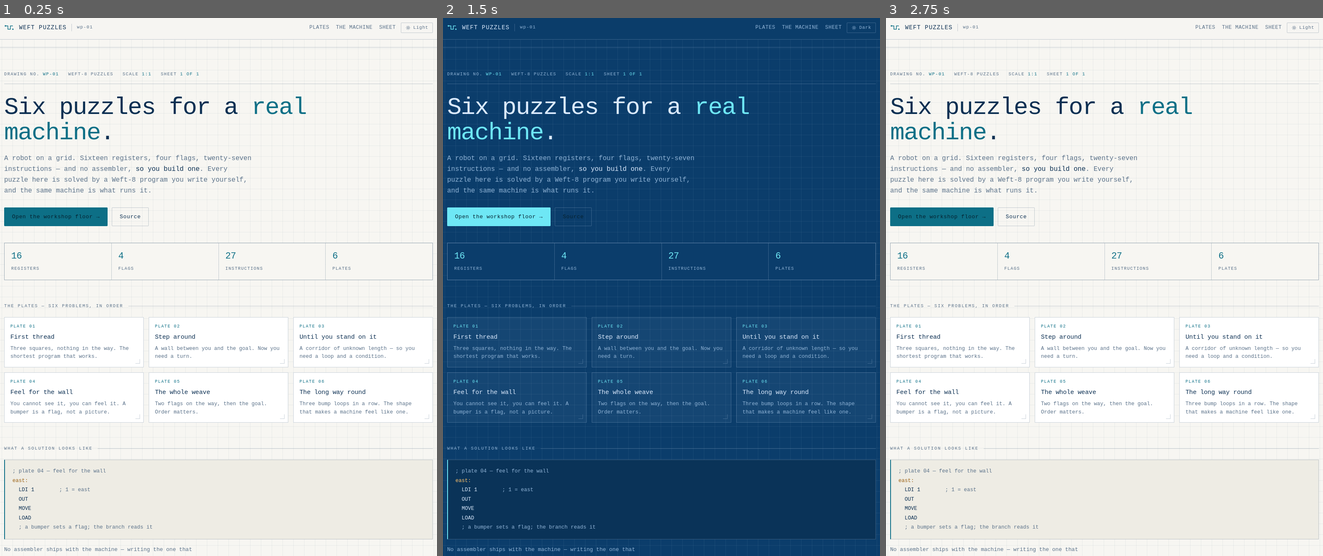
Above: before the commit, frames 1-3 (left to right).
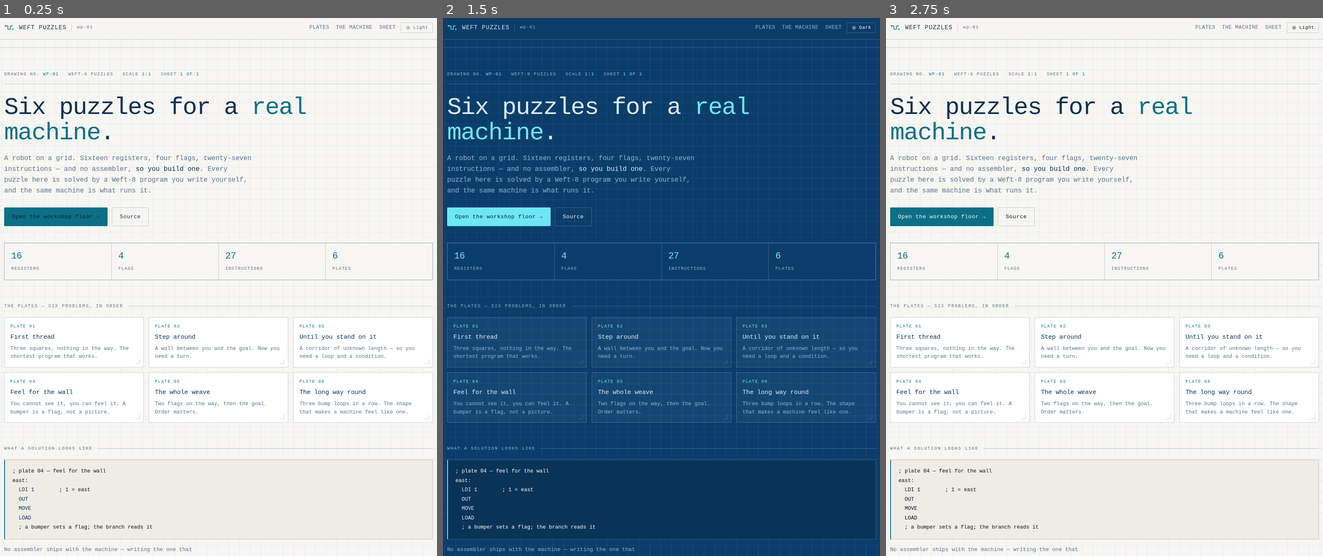
Above: after the commit, the same moments.

Repository: drsamonline/app-weft-puzzles
Game: browser game, page docs/index.html
Same seed, same stepped clock (60 frames per second), same inputs: the game is played once before the commit and once after it.
Inputs:
- Up to frame 1 (0.25 s): no input
- Up to frame 2 (1.5 s): click "Light" at 1.27 s
- Up to frame 3 (2.75 s): click "SHEET" at 1.87 s; click "Dark" at 2.47 s

The runs differ from the first frame. In frame 1, 0.1% of the frame differs, in the area x 2-35%, y 83-96%; in frame 2, 0.1%; in frame 3, 0.2%, in the area x 2-98%, y 1-96%.

Commit message:
fix(a11y): the rule each label needs, chosen against its measured surface
Measured with forge tools/contrast-guard.py on the rendered page, both themes, and
applied from its --suggest output rather than from a guessed colour: for every
failure the guard picks the best of five standard inks against that element's own
measured surface and prints the rule only when one clears 4.5:1.

Every finding here was one of two shapes — a light accent under a white label, or an
ink that flips while its surface does not. The ghost buttons were the reverse: white
on a light page, 1.08:1, invisible in the light theme only.

Diff:
--- a/docs/index.html
+++ b/docs/index.html
@@ -154,6 +154,19 @@
   footer a { color: var(--muted); } footer a:hover { color: var(--cyan); }
   .stamp2 { margin-left: auto; }
 </style>
+<style>
+/* ---- a11y: the rule each label needs, chosen against its measured surface -- */
+[data-theme="dark"] pre *{color:#ffffff!important}
+pre *{color:#0b1020!important}   /* the ink is in the syntax spans */
+
+[data-theme="light"] a.btn.ghost{color:#0b1020!important}
+[data-theme="light"] pre{color:#0b1020!important}
+[data-theme="light"] button.toggle{color:#0b1020!important}
+[data-theme="light"] a.btn{color:#ffffff!important}
+[data-theme="dark"] button.toggle{color:#ffffff!important}
+[data-theme="dark"] a.btn.ghost{color:#ffffff!important}
+[data-theme="light"] pre{color:#0b1020!important}
+</style>
 </head>
 <body>
 
